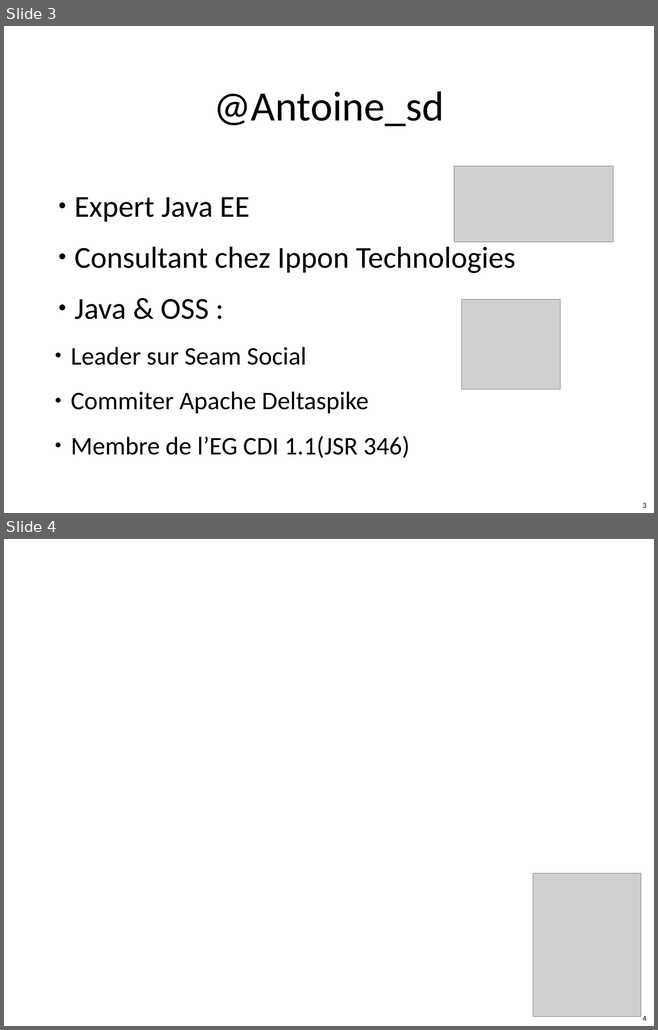
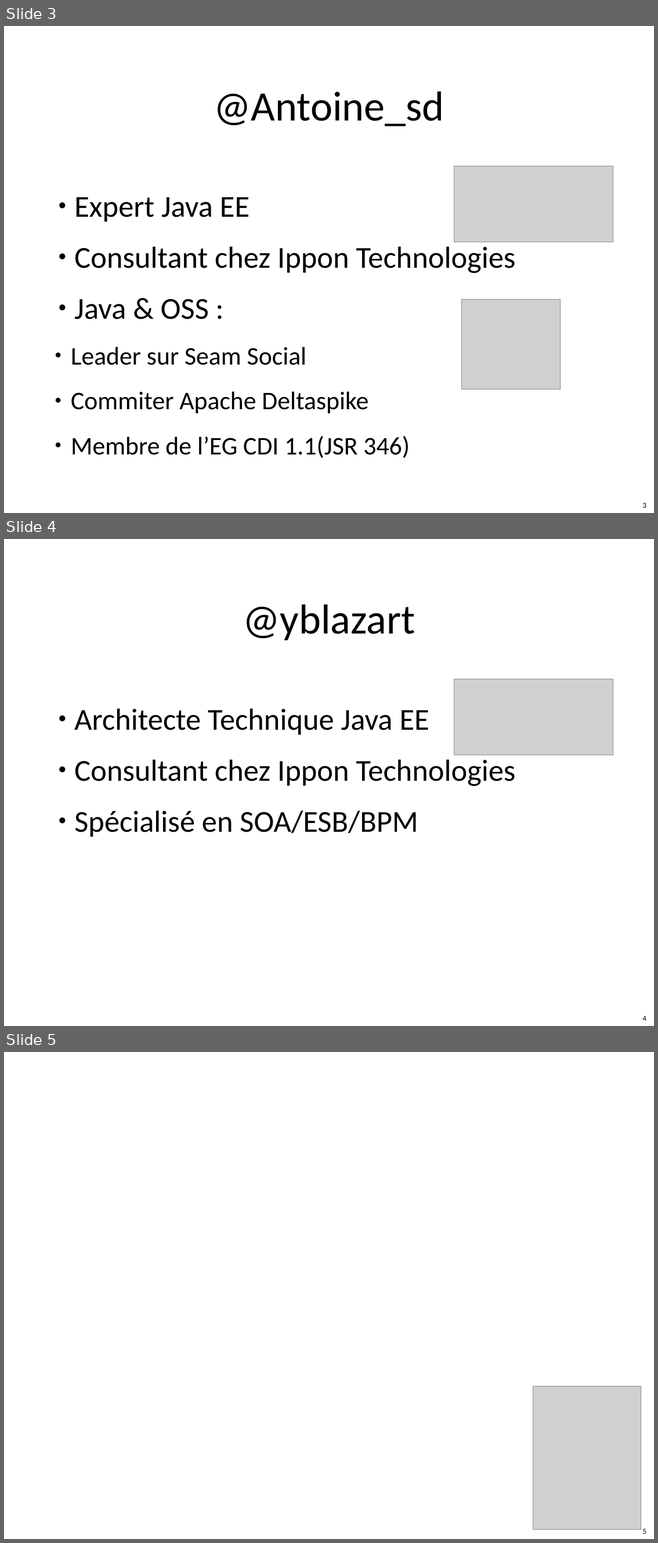
Before and after one commit to antoinesd/Labs-Java-EE-6, a slide deck: 3A-JavaEE6.odp. Shown one above the other, each under a label of ours: slides 3 and 4 before the commit, slides 3, 4 and 5 after it. The pictures are 658x1030 and 658x1543 pixels, drawn with LibreOffice and Linux fonts; fonts in the diff are those of the drawing; grey boxes stand for pictures; background and template pictures are left out. Boxes give left, top, right and bottom in pixels: in the first picture for what was removed or moved away, otherwise in the second. Text is boxed around its words. In the diff, an @@ line names an element or a change of style, - is before the commit and + after.

Commit message:
ajout de Yann

```diff
--- a/3A-JavaEE6.odp
+++ b/3A-JavaEE6.odp
@@ slide 4 added at (x1=4, y1=539, x2=654, y2=1026), background picture (left out) @@
@@ title added at (x1=242, y1=605, x2=415, y2=641), 66 pt, text #000000 @@
+@yblazart
@@ picture added at (x1=453, y1=679, x2=612, y2=755) @@
@@ text added at (x1=74, y1=708, x2=516, y2=837), 48 pt, text #000000 @@
+● Architecte Technique Java EE
+● Consultant chez Ippon Technologies
+● Spécialisé en SOA/ESB/BPM
@@ page number added at (x1=642, y1=1016, x2=646, y2=1021), 12 pt, text #000000 @@
+4
@@ what was slide 4 is now slide 5 @@
@@ page number at (x1=642, y1=1529, x2=646, y2=1534): text changed @@
-4
+5
```
